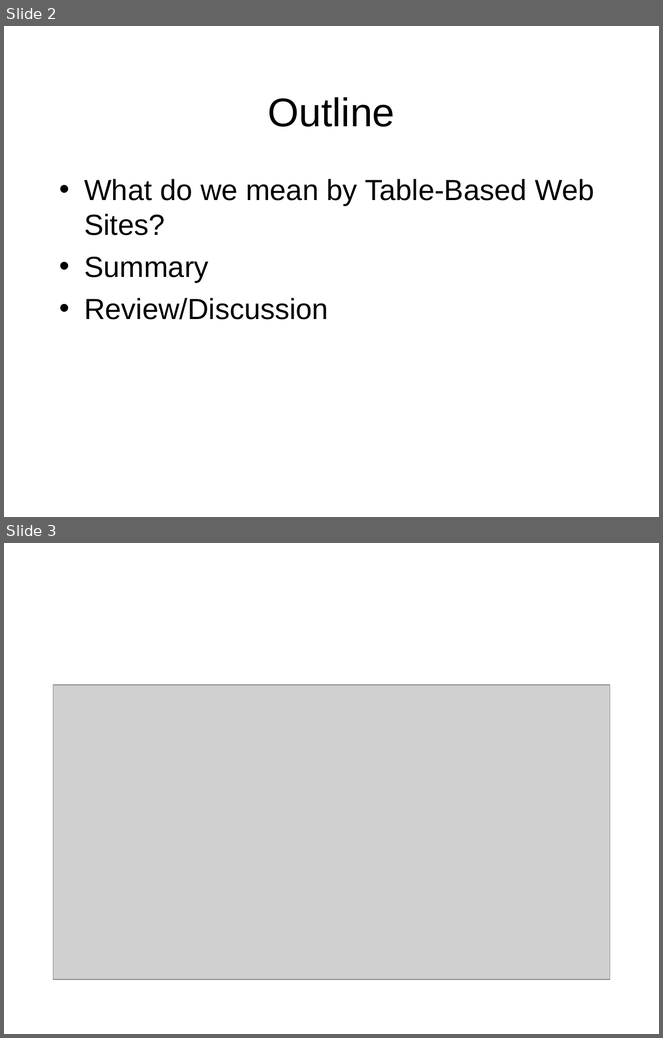
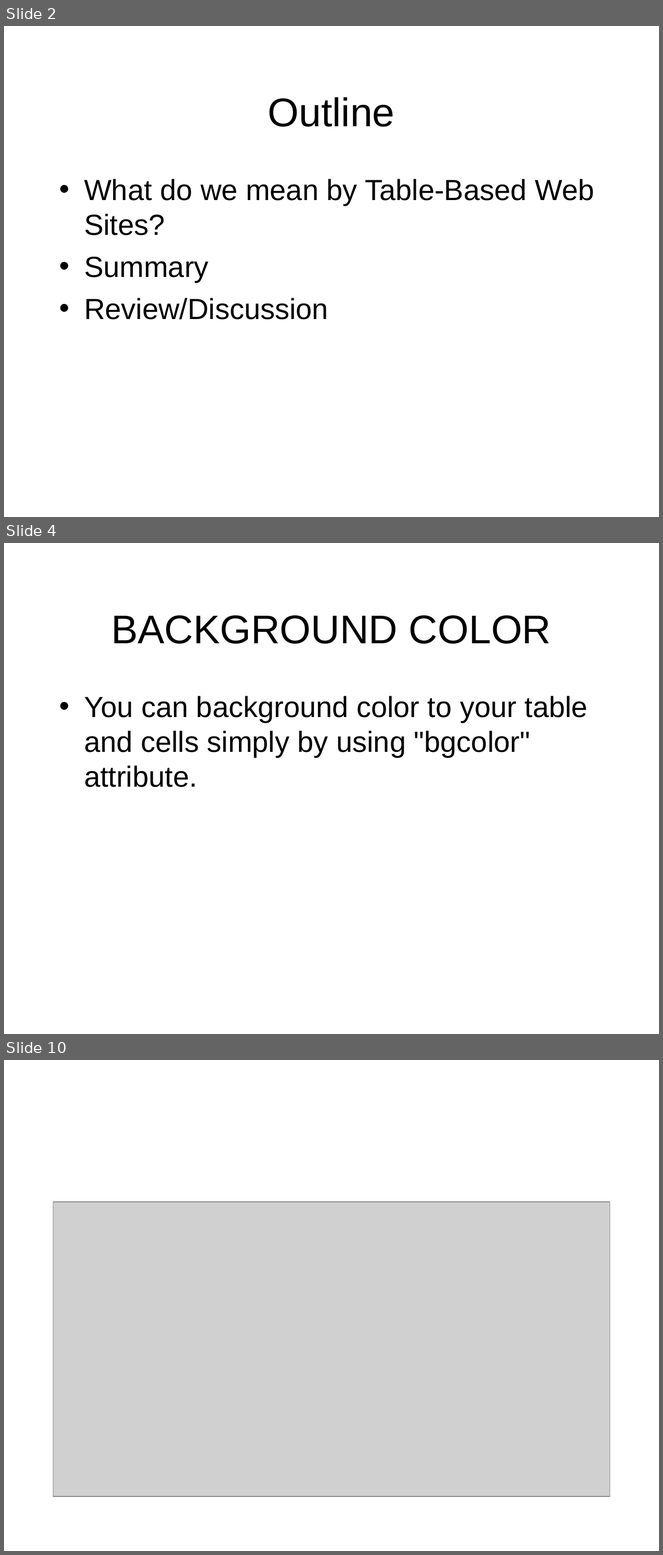
Before and after one commit to octaviordz/zjnu2017.github.io, a slide deck: WAD/lectures/040--Table.Based.Webpage.ppt. Shown one above the other, each under a label of ours: slides 2 and 3 before the commit, slides 2, 4 and 10 after it; the slides between them are not shown. The pictures are 663x1038 and 663x1555 pixels, drawn with LibreOffice and Linux fonts; fonts in the diff are those of the drawing; grey boxes stand for pictures. Boxes give left, top, right and bottom in pixels: in the first picture for what was removed or moved away, otherwise in the second. Text is boxed around its words. In the diff, an @@ line names an element or a change of style, - is before the commit and + after.

```diff
--- a/WAD/lectures/040--Table.Based.Webpage.ppt
+++ b/WAD/lectures/040--Table.Based.Webpage.ppt
@@ slide 4 added at (4, 543, 659, 1034), background #FFFFFF @@
@@ title added at (111, 615, 552, 644), 44 pt, text #000000 @@
+BACKGROUND COLOR
@@ text added at (84, 696, 588, 787), 32 pt, text #000000 @@
+• You can background color to your table and cells simply by using "bgcolor" attribute.
@@ what was slide 3 is now slide 10 @@
```
Also in this commit, not shown: 7 other slides added, 3 other files.
